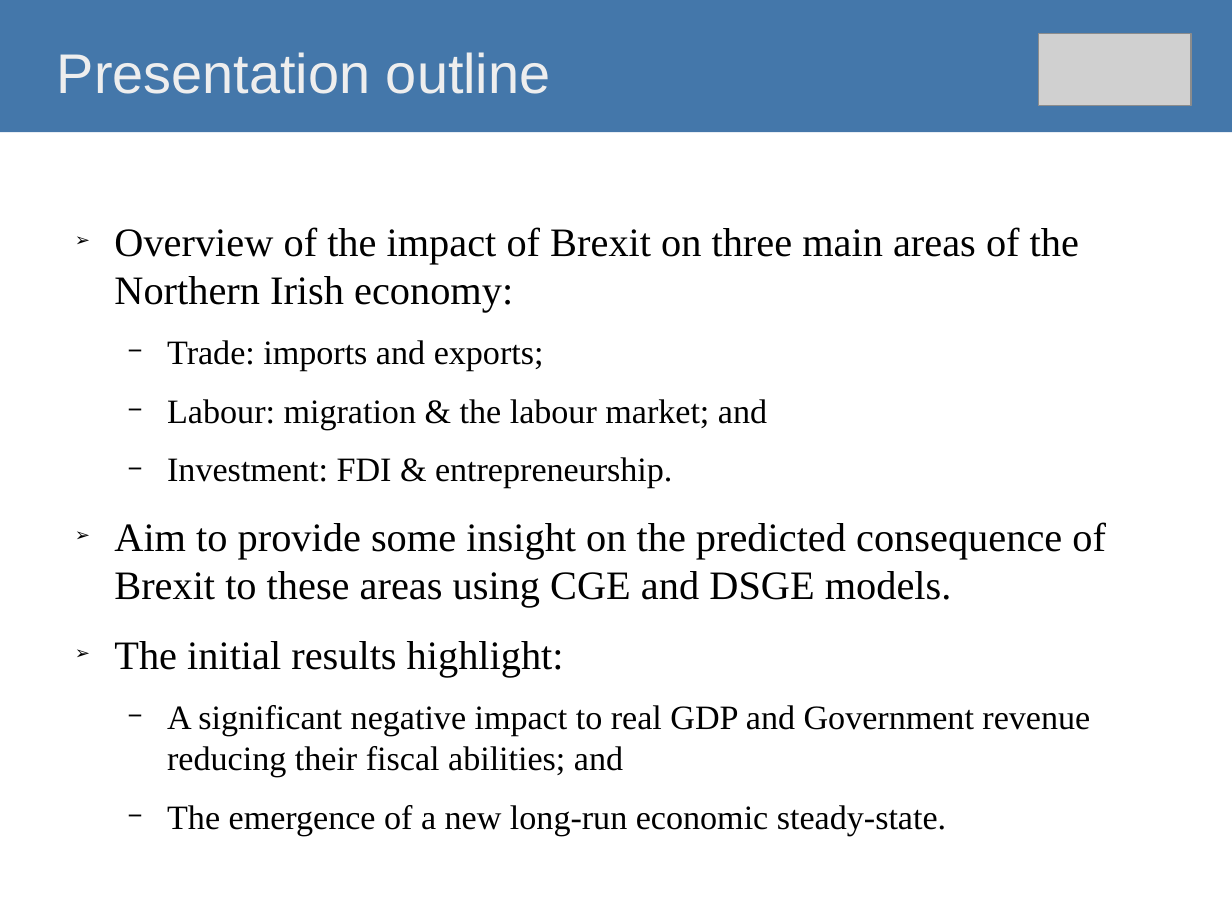
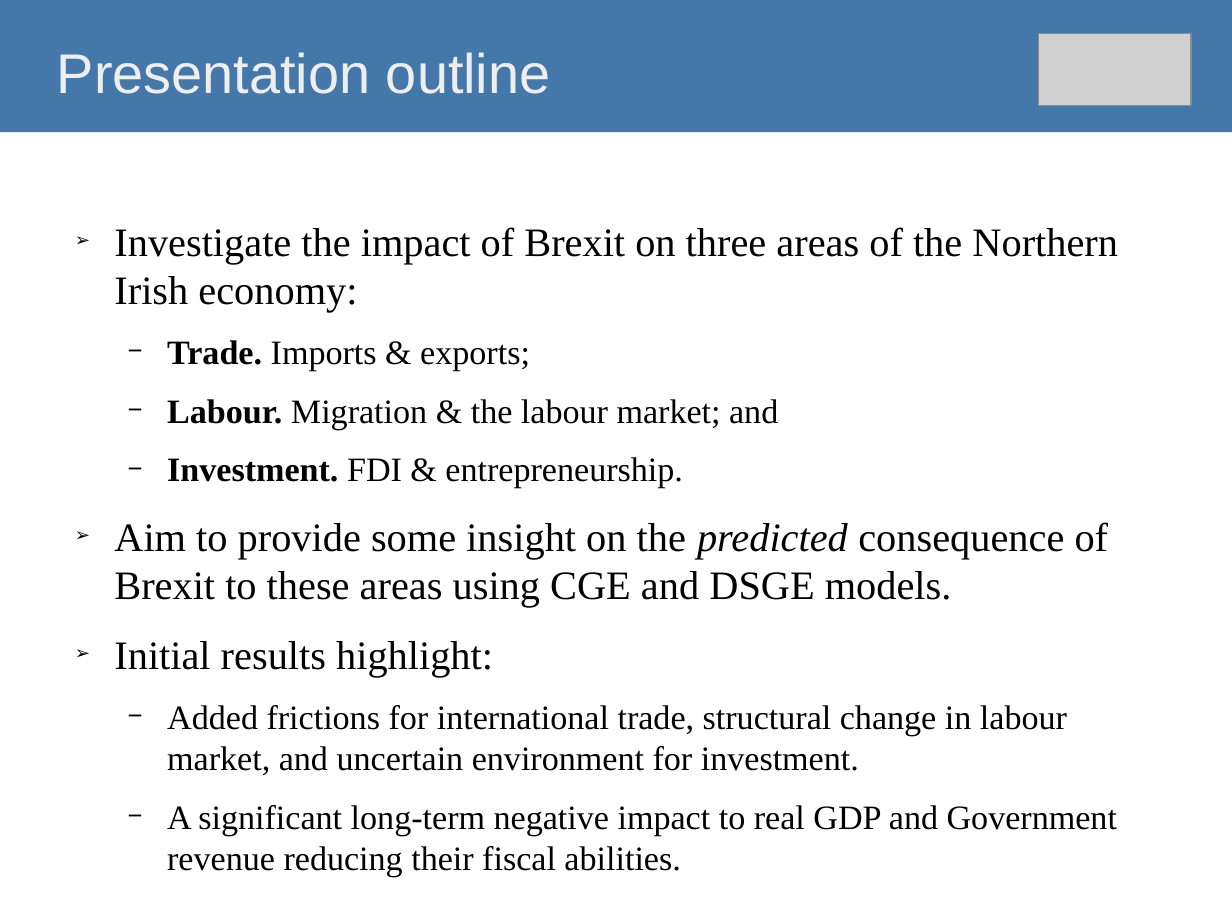
Before and after one commit to O1sims/MigrationNI, a slide deck: slide 2 of presentation/impact-of-brexit-on-ni-economy.odp. Drawn at 1232x924 pixels with LibreOffice and Linux fonts; fonts in the diff are those of the drawing; grey boxes stand for pictures. Boxes give left, top, right and bottom in pixels: in the first picture for what was removed or moved away, otherwise in the second. Text is boxed around its words. In the diff, an @@ line names an element or a change of style, - is before the commit and + after.

Commit message:
Update presentation slides

```diff
--- a/presentation/impact-of-brexit-on-ni-economy.odp
+++ b/presentation/impact-of-brexit-on-ni-economy.odp
@@ text at (114,227,1118,488): text changed @@
-➢ Overview of the impact of Brexit on three main areas of the Northern Irish economy:
-  − Trade: imports and exports;
-  − Labour: migration & the labour market; and
-  − Investment: FDI & entrepreneurship.
+➢ Investigate the impact of Brexit on three areas of the Northern Irish economy:
+  − Trade. Imports & exports;
+  − Labour. Migration & the labour market; and
+  − Investment. FDI & entrepreneurship.
@@ text at (114,522,1109,607): italic on in "predicted" @@
@@ text at (114,641,1117,877): text changed @@
-➢ The initial results highlight:
-  − A significant negative impact to real GDP and Government revenue reducing their fiscal abilities; and
-  − The emergence of a new long-run economic steady-state.
+➢ Initial results highlight:
+  − Added frictions for international trade, structural change in labour market, and uncertain environment for investment.
+  − A significant long-term negative impact to real GDP and Government revenue reducing their fiscal abilities.
```
Also in this commit, not shown: 11 other slides changed, 1 slide added.
